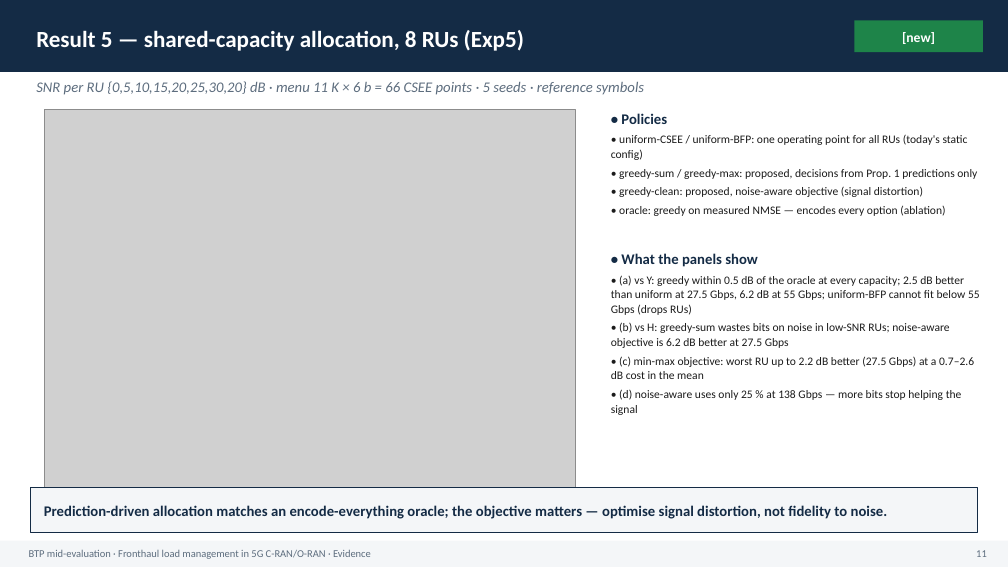
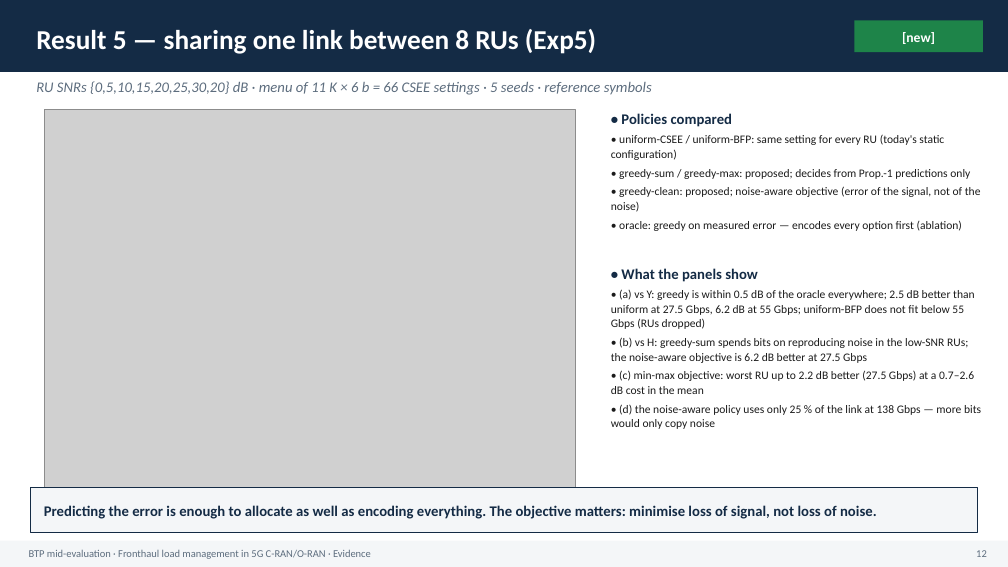
Before and after one commit to Harshvardhan-To1/BTP, a slide deck: slide 12 of docs/mid_evaluation.pptx (slide 11 before the commit). Drawn at 1008x567 pixels with LibreOffice and Linux fonts; fonts in the diff are those of the drawing; grey boxes stand for pictures. Boxes give left, top, right and bottom in pixels: in the first picture for what was removed or moved away, otherwise in the second. Text is boxed around its words. In the diff, an @@ line names an element or a change of style, - is before the commit and + after.

```diff
--- a/docs/mid_evaluation.pptx
+++ b/docs/mid_evaluation.pptx
@@ text at (x1=36, y1=29, x2=596, y2=54): text changed; size 22 to 26 pt @@
-Result 5 — shared-capacity allocation, 8 RUs (Exp5)
+Result 5 — sharing one link between 8 RUs (Exp5)
@@ text at (x1=36, y1=81, x2=652, y2=95): text changed @@
-SNR per RU {0,5,10,15,20,25,30,20} dB · menu 11 K × 6 b = 66 CSEE points · 5 seeds · reference symbols
+RU SNRs {0,5,10,15,20,25,30,20} dB · menu of 11 K × 6 b = 66 CSEE settings · 5 seeds · reference symbols
@@ text at (x1=611, y1=113, x2=981, y2=231): text changed @@
-• Policies
-• uniform-CSEE / uniform-BFP: one operating point for all RUs (today's static config)
-• greedy-sum / greedy-max: proposed, decisions from Prop. 1 predictions only
-• greedy-clean: proposed, noise-aware objective (signal distortion)
-• oracle: greedy on measured NMSE — encodes every option (ablation)
+• Policies compared
+• uniform-CSEE / uniform-BFP: same setting for every RU (today's static configuration)
+• greedy-sum / greedy-max: proposed; decides from Prop.-1 predictions only
+• greedy-clean: proposed; noise-aware objective (error of the signal, not of the noise)
+• oracle: greedy on measured error — encodes every option first (ablation)
@@ text at (x1=611, y1=289, x2=975, y2=363): text changed @@
-• (a) vs Y: greedy within 0.5 dB of the oracle at every capacity; 2.5 dB better than uniform at 27.5 Gbps, 6.2 dB at 55 Gbps; uniform-BFP cannot fit below 55 Gbps (drops RUs)
-• (b) vs H: greedy-sum wastes bits on noise in low-SNR RUs; noise-aware objective is 6.2 dB better at 27.5 Gbps
+• (a) vs Y: greedy is within 0.5 dB of the oracle everywhere; 2.5 dB better than uniform at 27.5 Gbps, 6.2 dB at 55 Gbps; uniform-BFP does not fit below 55 Gbps (RUs dropped)
+• (b) vs H: greedy-sum spends bits on reproducing noise in the low-SNR RUs; the noise-aware objective is 6.2 dB better at 27.5 Gbps
@@ text at (x1=611, y1=404, x2=981, y2=429): text changed @@
-• (d) noise-aware uses only 25 % at 138 Gbps — more bits stop helping the signal
+• (d) the noise-aware policy uses only 25 % of the link at 138 Gbps — more bits would only copy noise
@@ text at (x1=44, y1=505, x2=877, y2=519): text changed @@
-Prediction-driven allocation matches an encode-everything oracle; the objective matters — optimise signal distortion, not fidelity to noise.
+Predicting the error is enough to allocate as well as encoding everything. The objective matters: minimise loss of signal, not loss of noise.
```
Also in this commit, not shown: 19 other slides changed, 2 slides added, 6 other files.
